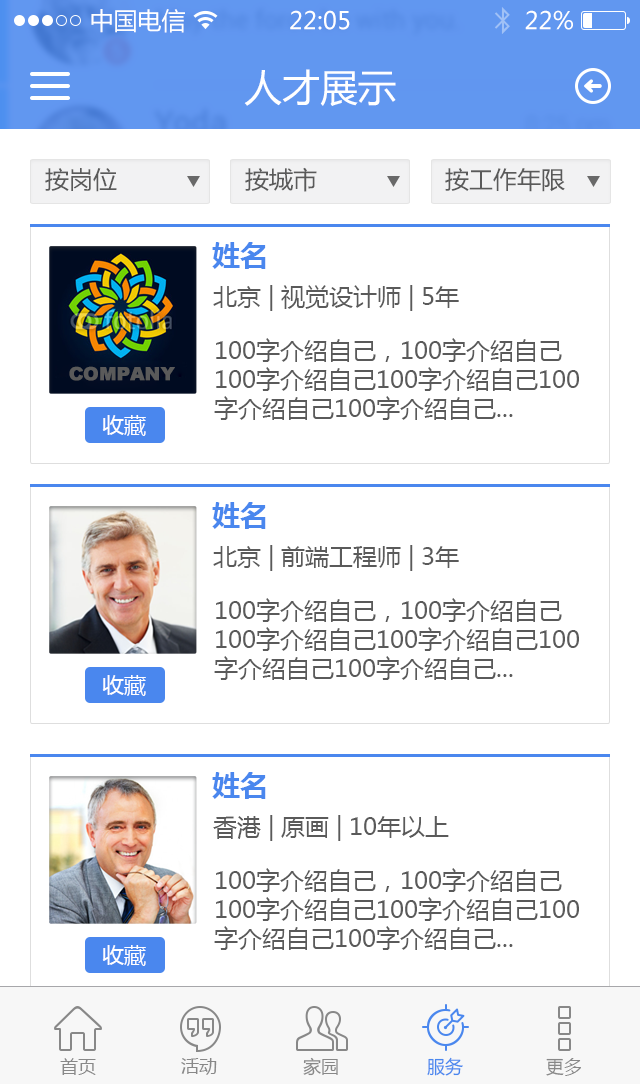
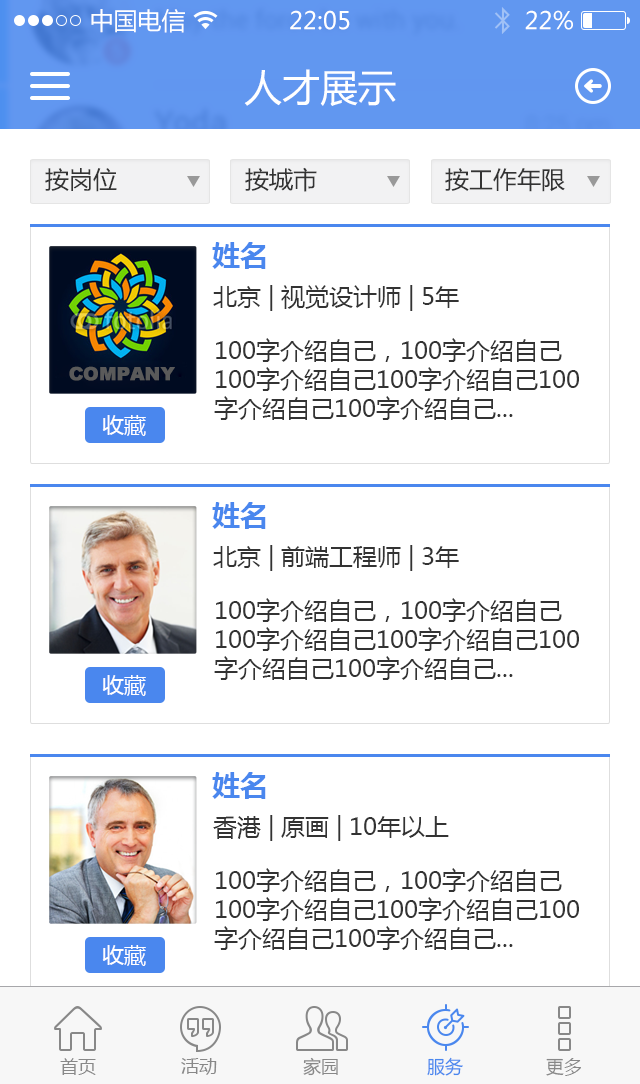
Layers edited between the first and the second 640 × 1084 image:
painted on "香港 | 原画 | 10年以上" over left=213, top=815, right=449, bottom=841
painted on "100字介绍自己，100字介绍自己100字介绍自己100字介绍自己100字介绍自己100字介绍自己..." (1st of 3, in "content" › "项目3" › "内容") over left=214, top=868, right=579, bottom=950
painted on "北京 | 前端工程师 | 3年" over left=213, top=545, right=459, bottom=571
painted on "100字介绍自己，100字介绍自己100字介绍自己100字介绍自己100字介绍自己100字介绍自己..." (2nd of 3, in "content" › "项目2" › "内容") over left=214, top=598, right=579, bottom=680
painted on "北京 | 视觉设计师 | 5年" over left=213, top=285, right=459, bottom=311
painted on "100字介绍自己，100字介绍自己100字介绍自己100字介绍自己100字介绍自己100字介绍自己..." (3rd of 3, in "content" › "项目1" › "内容") over left=214, top=338, right=579, bottom=420
painted on "按工作年限" over left=445, top=168, right=565, bottom=192
painted on "多边形 1 副本 2" over left=587, top=176, right=600, bottom=187
painted on "按城市" over left=245, top=168, right=317, bottom=192
painted on "多边形 1 副本" over left=387, top=176, right=400, bottom=187
painted on "按岗位" over left=45, top=168, right=117, bottom=192
painted on "多边形 1" over left=187, top=176, right=200, bottom=187
